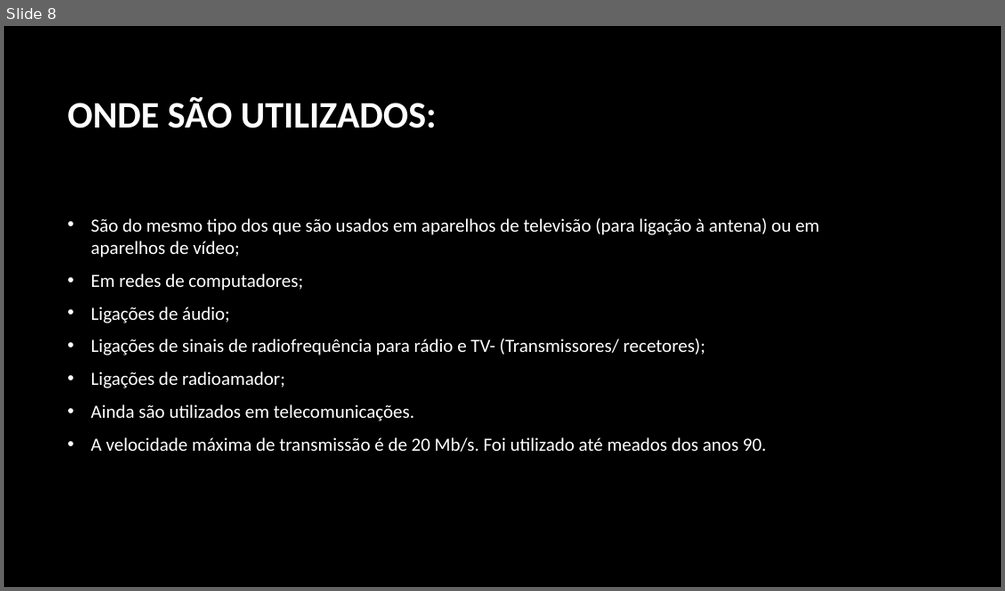
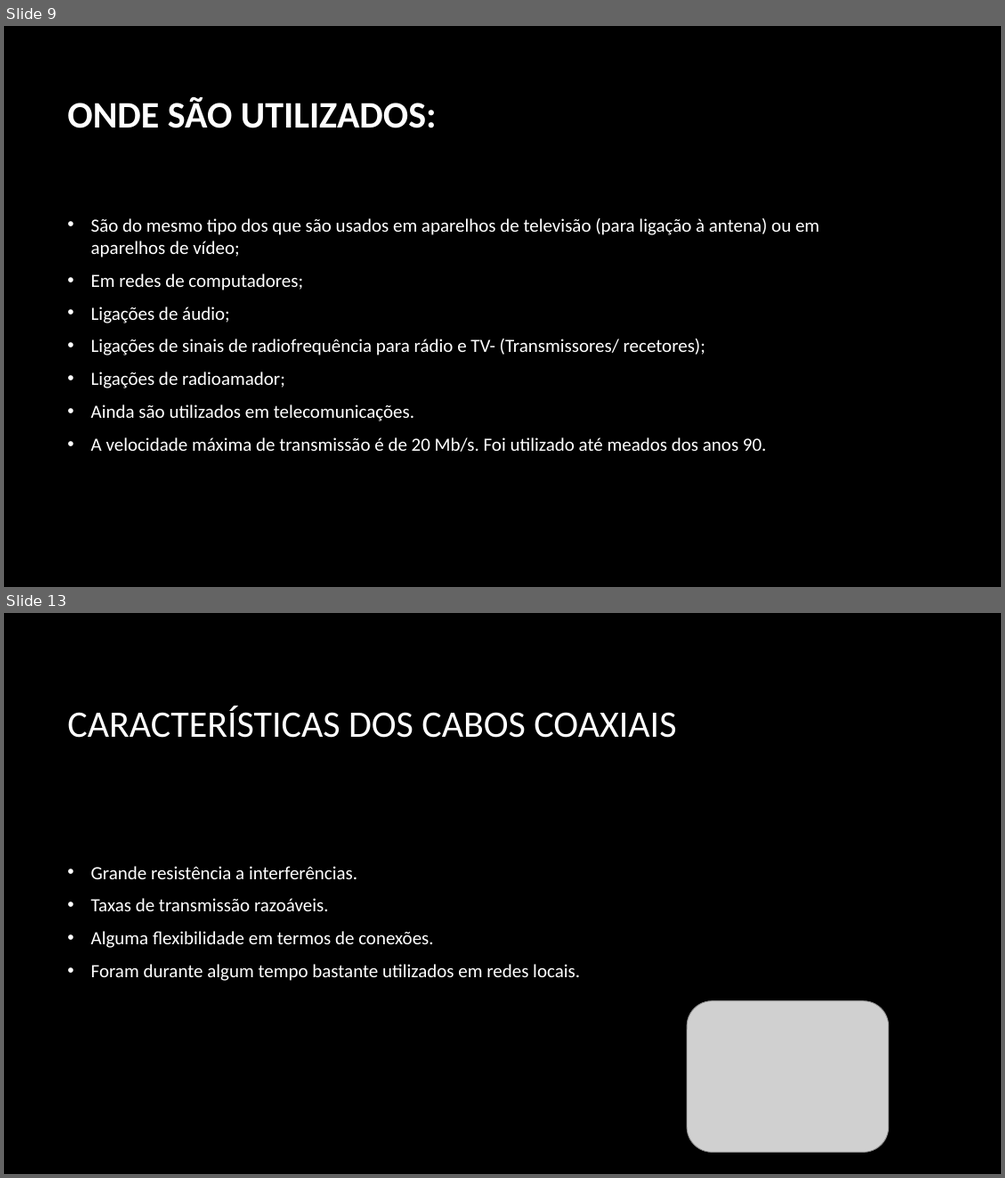
Before and after one commit to RosaFernandes/RosaFernandes, a slide deck: Trabalho pratico.pptx. Shown one above the other, each under a label of ours: slide 8 before the commit, slides 9 and 13 after it; the slides between them are not shown. The pictures are 1005x591 and 1005x1178 pixels, drawn with LibreOffice and Linux fonts; fonts in the diff are those of the drawing; grey boxes stand for pictures; background and template pictures are left out. Boxes give left, top, right and bottom in pixels: in the first picture for what was removed or moved away, otherwise in the second. Text is boxed around its words. In the diff, an @@ line names an element or a change of style, - is before the commit and + after.

```diff
--- a/Trabalho pratico.pptx
+++ b/Trabalho pratico.pptx
@@ slide 13 added at (x1=4, y1=613, x2=1001, y2=1174), background picture (left out) @@
@@ title added at (x1=67, y1=706, x2=676, y2=738), 36 pt, text #FFFFFF @@
+CARACTERÍSTICAS DOS CABOS COAXIAIS
@@ text added at (x1=91, y1=866, x2=580, y2=981), 18 pt, text #FFFFFF @@
+• Grande resistência a interferências.
+• Taxas de transmissão razoáveis.
+• Alguma flexibilidade em termos de conexões.
+• Foram durante algum tempo bastante utilizados em redes locais.
@@ picture added at (x1=687, y1=1001, x2=889, y2=1152) @@
@@ what was slide 8 is now slide 9 @@
```
Also in this commit, not shown: 3 slides changed, 14 other slides added, 1 other file.
